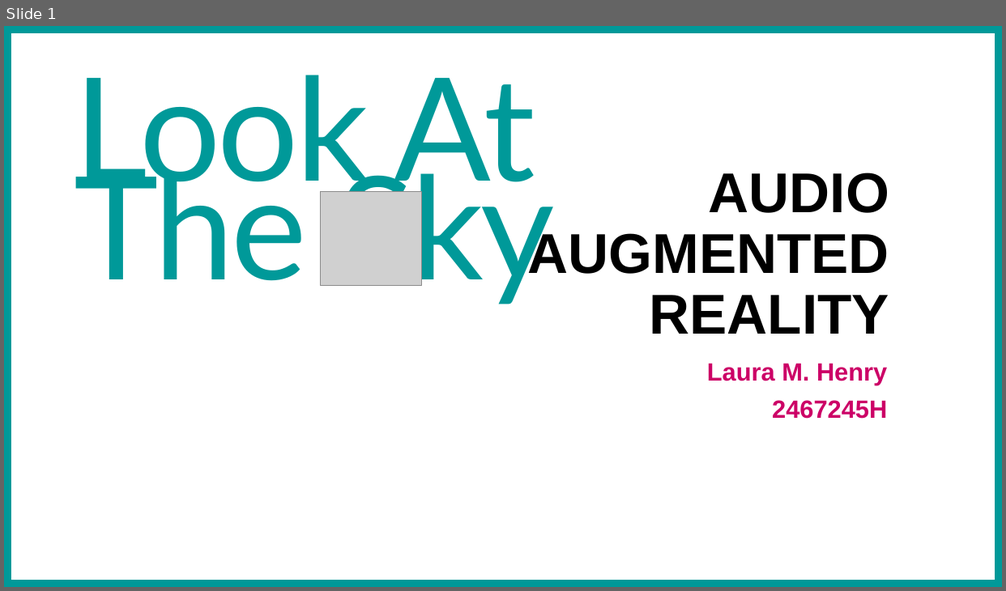
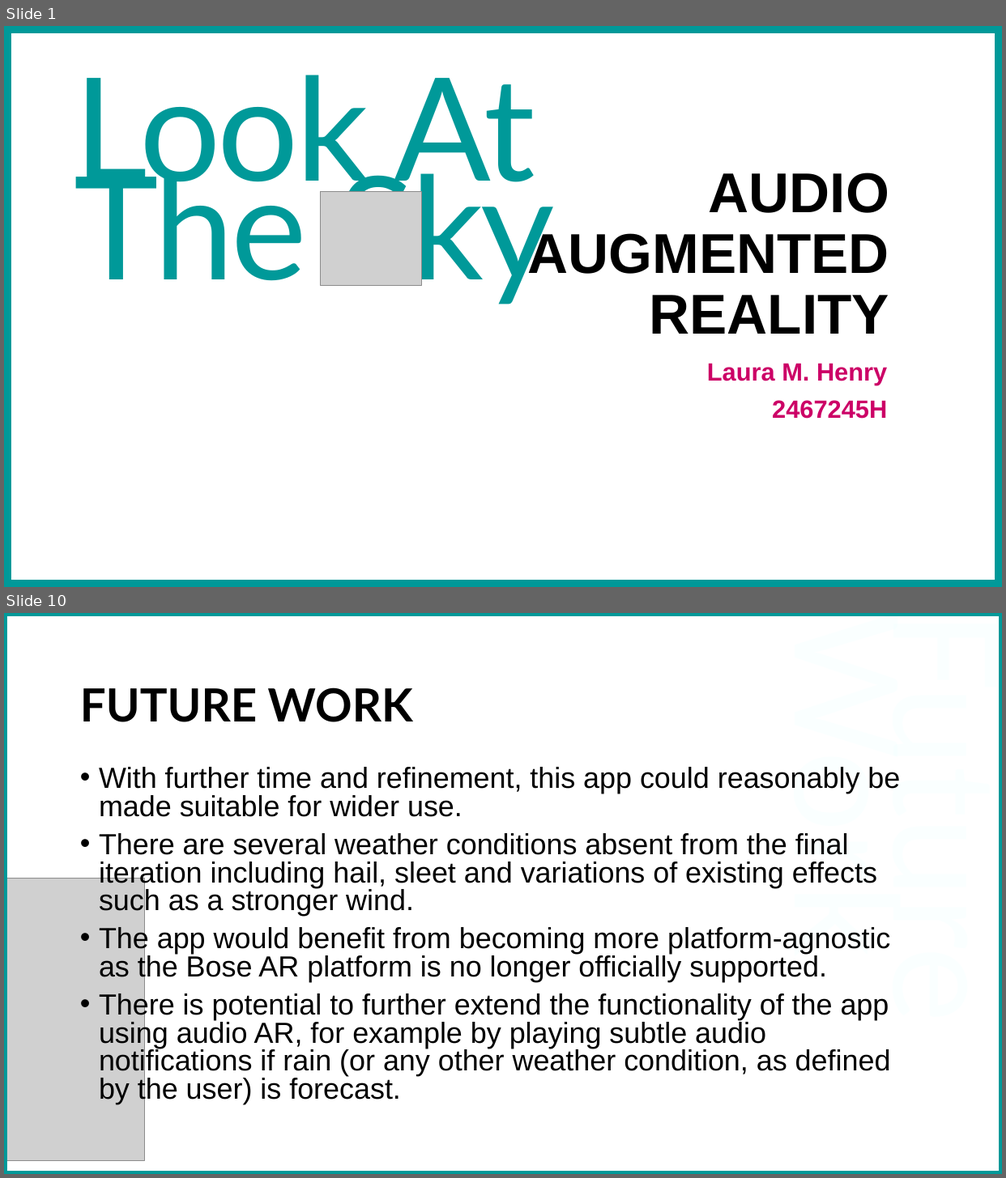
Before and after one commit to mulderandbuffy/Audio-Augmented-Reality, a slide deck: presentation/Project Presentation Slides.pptx. Shown one above the other, each under a label of ours: slide 1 before the commit, slides 1 and 10 after it; the slides between them are not shown. The pictures are 1006x591 and 1006x1178 pixels, drawn with LibreOffice and Linux fonts; fonts in the diff are those of the drawing; grey boxes stand for pictures. Boxes give left, top, right and bottom in pixels: in the first picture for what was removed or moved away, otherwise in the second. Text is boxed around its words. In the diff, an @@ line names an element or a change of style, - is before the commit and + after.

```diff
--- a/presentation/Project Presentation Slides.pptx
+++ b/presentation/Project Presentation Slides.pptx
@@ slide 10 added at box(4, 613, 1002, 1174), background #FFFFFF @@
@@ rectangle added at box(4, 613, 1002, 1174), outline #009999 6 pt @@
@@ text added at box(765, 651, 1002, 1010), 138 pt, text #EBFFFF at 24% opacity @@
+Future Work
@@ title added at box(80, 688, 413, 722), 44 pt, text #000000, bold @@
+FUTURE WORK
@@ text added at box(99, 767, 900, 1105), 28 pt, text #000000 @@
+• With further time and refinement, this app could reasonably be made suitable for wider use.
+• There are several weather conditions absent from the final iteration including hail, sleet and variations of existing effects such as a stronger wind.
+• The app would benefit from becoming more platform-agnostic as the Bose AR platform is no longer officially supported.
+• There is potential to further extend the functionality of the app using audio AR, for example by playing subtle audio notifications if rain (or any other weather condition, as defined by the user) is forecast.
@@ picture added at box(4, 879, 145, 1161) @@
```
Also in this commit, not shown: 2 slides changed, 6 other slides added, 2 slides removed, 38 other files.
